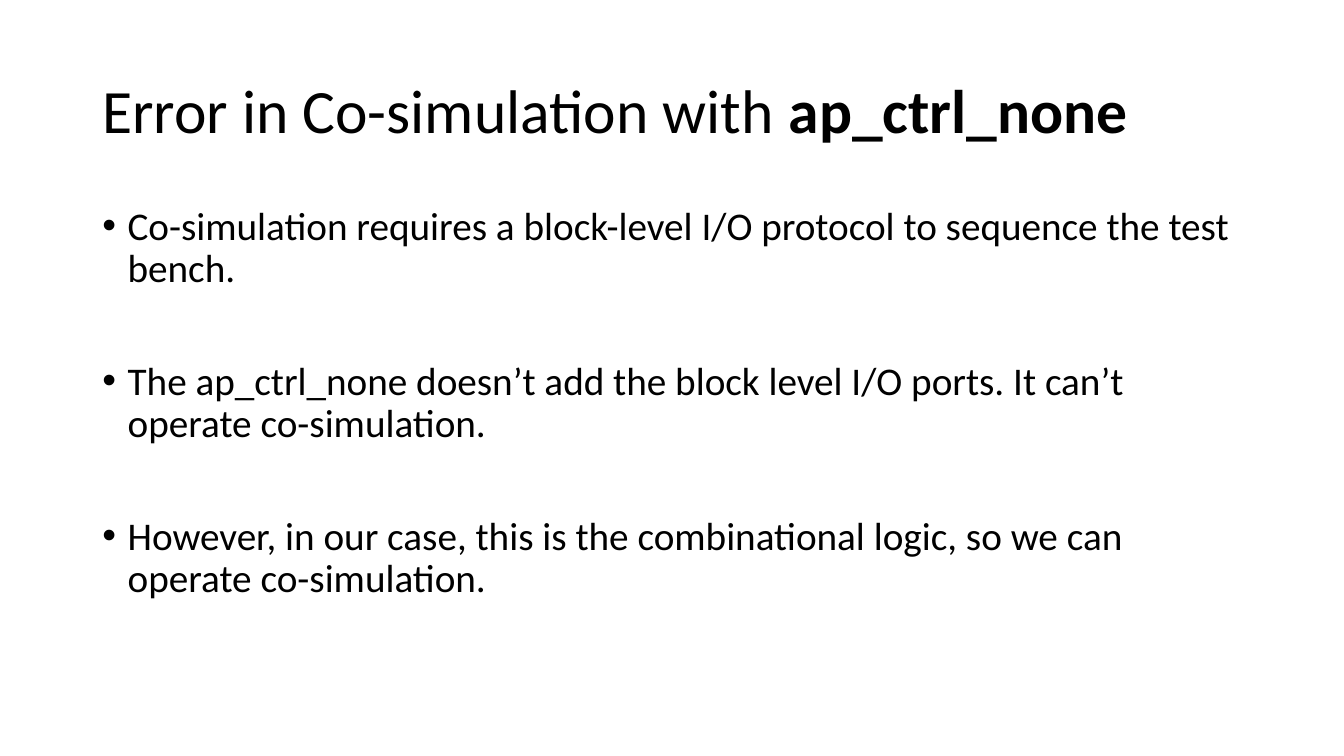
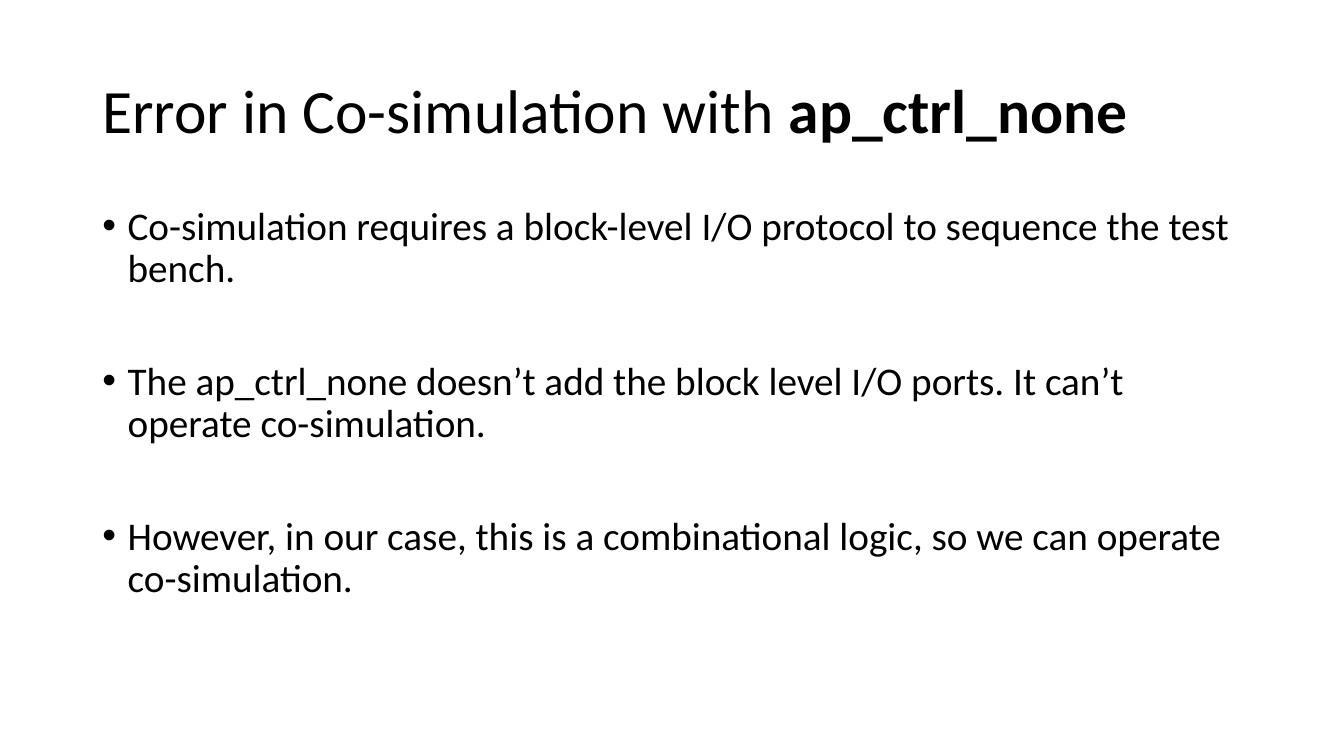
Before and after one commit to ZheChen-Bill/Interface_Synthesis, a slide deck: slide 11 of 111061545_labA_report.pptx (slide 8 before the commit). Drawn at 1344x756 pixels with LibreOffice and Linux fonts; fonts in the diff are those of the drawing. Boxes give left, top, right and bottom in pixels: in the first picture for what was removed or moved away, otherwise in the second. Text is boxed around its words. In the diff, an @@ line names an element or a change of style, - is before the commit and + after.

```diff
--- a/111061545_labA_report.pptx
+++ b/111061545_labA_report.pptx
@@ text at (x1=128, y1=522, x2=1221, y2=593): text changed @@
-• However, in our case, this is the combinational logic, so we can operate co-simulation.
+• However, in our case, this is a combinational logic, so we can operate co-simulation.
```
Also in this commit, not shown: 6 other slides changed, 18 slides added, 1 slide removed.
